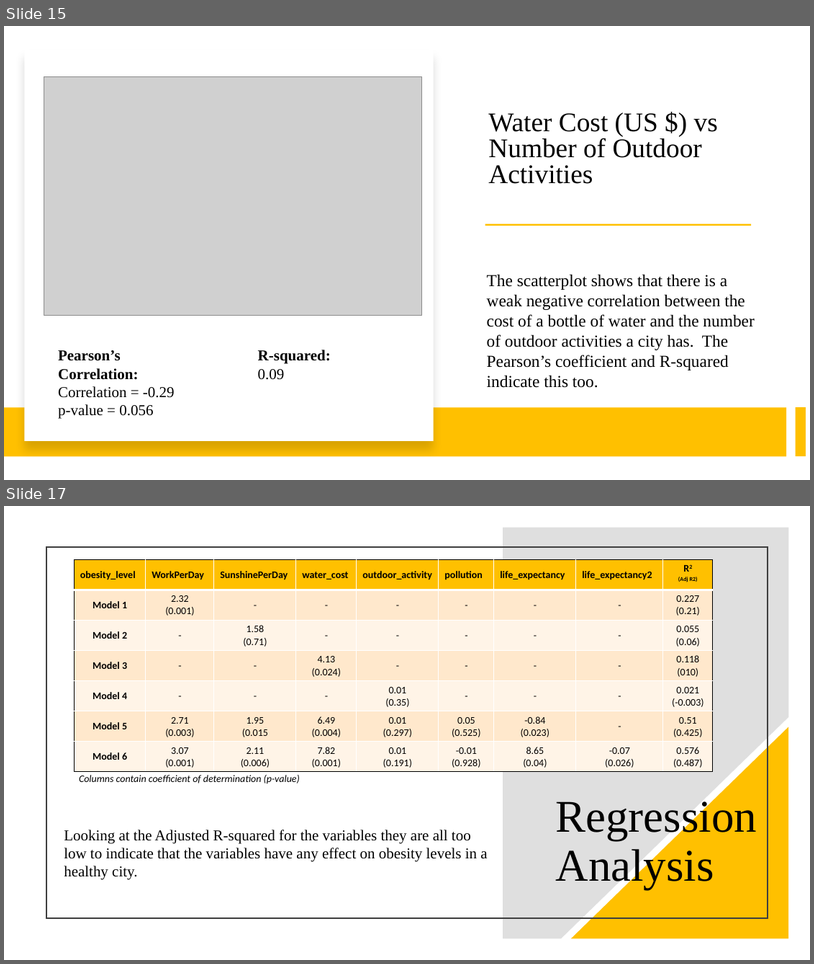
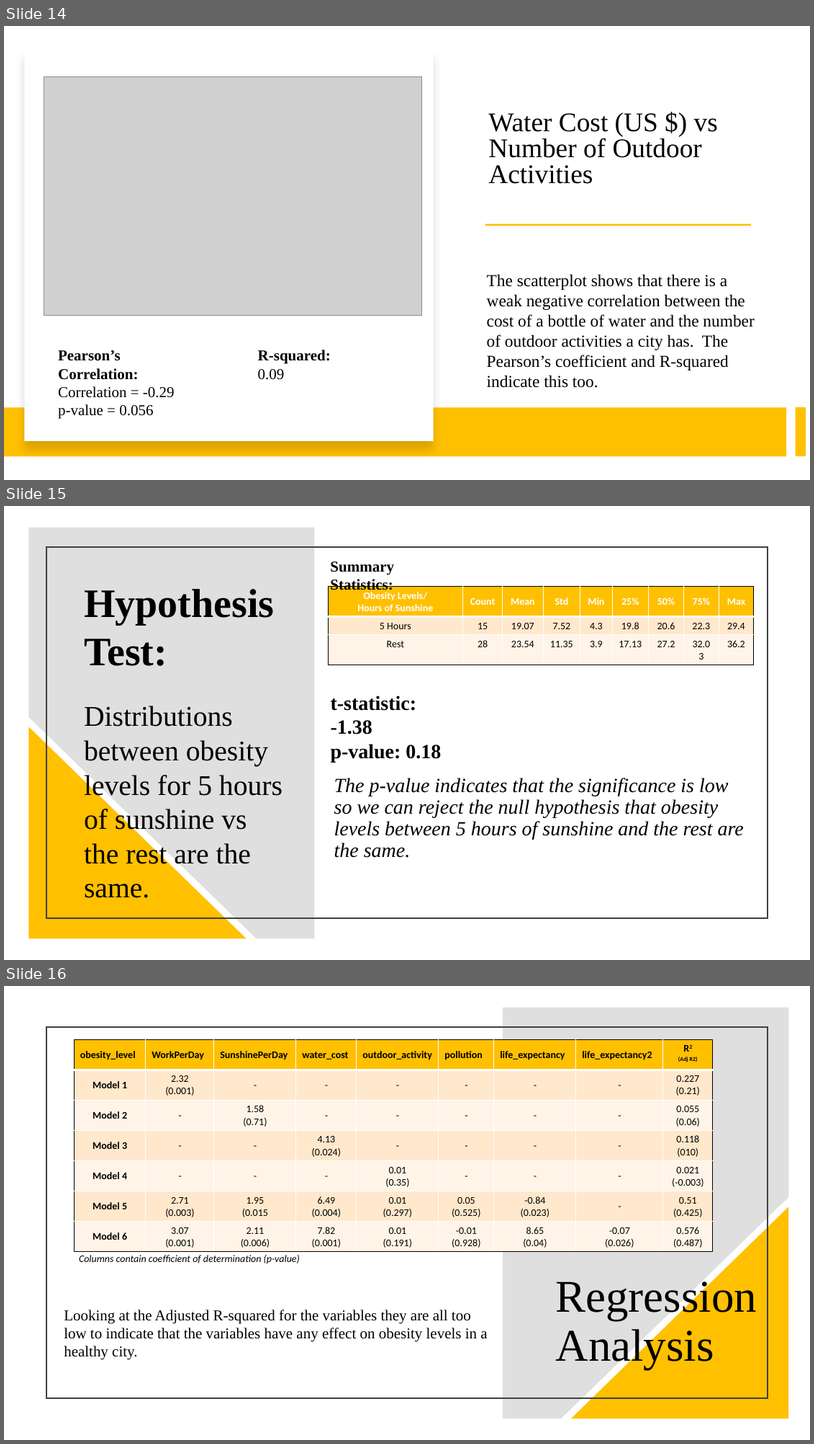
Before and after one commit to catie-williams/bu-dsc, a slide deck: DSC530/Healthiest City/Healthy Lifestyles.pptx. Shown one above the other, each under a label of ours: slides 15 and 17 before the commit, slides 14, 15 and 16 after it; the slides between them are not shown. The pictures are 814x964 and 814x1444 pixels, drawn with LibreOffice and Linux fonts; fonts in the diff are those of the drawing; grey boxes stand for pictures. Boxes give left, top, right and bottom in pixels: in the first picture for what was removed or moved away, otherwise in the second. Text is boxed around its words. In the diff, an @@ line names an element or a change of style, - is before the commit and + after.

```diff
--- a/DSC530/Healthiest City/Healthy Lifestyles.pptx
+++ b/DSC530/Healthiest City/Healthy Lifestyles.pptx
@@ slide 15 added at (4, 506, 810, 960), background #FFFFFF @@
@@ freeform shape added at (28, 527, 315, 938), fill #808080 at 25% opacity @@
@@ rectangle added at (46, 547, 768, 918), outline #404040 1.5 pt @@
@@ text added at (330, 561, 394, 593), 18 pt, text #000000, bold @@
+Summary Statistics:
@@ text added at (84, 589, 274, 666), 48 pt, text #000000, bold @@
+Hypothesis Test:
@@ table added at (328, 587, 755, 665), 3 rows, 9 columns @@
+Obesity Levels/ / Hours of Sunshine | Count | Mean | Std | Min | 25% | 50% | 75% | Max
+5 Hours | 15 | 19.07 | 7.52 | 4.3 | 19.8 | 20.6 | 22.3 | 29.4
+Rest | 28 | 23.54 | 11.35 | 3.9 | 17.13 | 27.2 | 32.03 | 36.2
@@ text added at (331, 695, 441, 762), 24 pt, text #000000, bold @@
+t-statistic: -1.38
+p-value: 0.18
@@ text added at (84, 705, 283, 898), 34 pt, text #000000 @@
+Distributions between obesity levels for 5 hours of sunshine vs the rest are the same.
@@ right triangle added at (28, 727, 247, 939), fill #FFC000 @@
@@ text added at (334, 777, 744, 857), 24 pt, text #000000, italic @@
+The p-value indicates that the significance is low so we can reject the null hypothesis that obesity levels between 5 hours of sunshine and the rest are the same.
@@ what was slide 15 is now slide 14 @@
@@ what was slide 17 is now slide 16 @@
```
Also in this commit, not shown: 8 slides changed, 2 slides removed, 3 other files.
